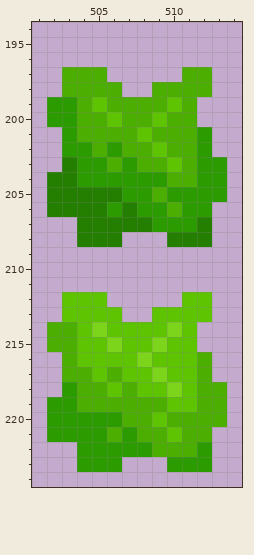
Two states of a pixel-art file, Assets/Tilesets/Grass Lands/GrassLandsTest.aseprite. The first picture shows the starting point.
576x552 pixels, 1 frame. Colours within 5 levels of each other are drawn and written as one. Shown: x 501..514, y 194..224. The commit also changed other parts of the picture, which this record leaves out.
The same view after the edit:
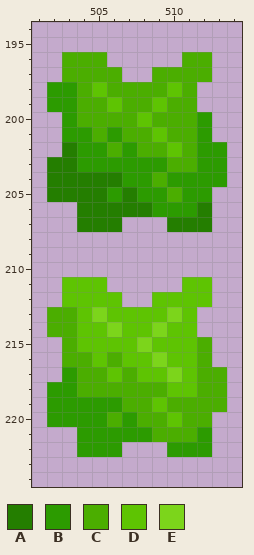
Palette (. is transparent): A #247e00  B #2c9b00  C #4bae00  D #5ec402  E #7cd51b
Edits made:
--- layer "Trees"
@@ x 501..514 @@
 195 ..............
-196 ..............
-197 ..CCC.....CC..
-198 ..CCCC..CCCC..
-199 .BBCDCCCCDC...
-200 .BBCCDCCDCC...
-201 ..BCCCCDCCCB..
-202 ..BBCBCCDCCB..
-203 ..ABBCBCCDCBB.
-204 .AABBBBBBCCBB.
-205 .AAAAABBCBBBB.
-206 .AAAABABBCBB..
-207 ...AAAAABBBA..
-208 ...AAA...AAA..
+196 ..CCC.....CC..
+197 ..CCCC..CCCC..
+198 .BBCDCCCCDC...
+199 .BBCCDCCDCC...
+200 ..BCCCCDCCCB..
+201 ..BBCBCCDCCB..
+202 ..ABBCBCCDCBB.
+203 .AABBBBBBCCBB.
+204 .AAAAABBCBBBB.
+205 .AAAABABBCBB..
+206 ...AAAAABBBA..
+207 ...AAA...AAA..
+208 ..............
 209 ..............
 210 ..............
-211 ..............
-212 ..DDD.....DD..
-213 ..DDDD..DDDD..
-214 .CCDEDDDDED...
-215 .CCDDEDDEDD...
-216 ..CDDDDEDDDC..
-217 ..CCDCDDEDDC..
-218 ..BCCDCDDEDCC.
-219 .BBCCCCCCDDCC.
-220 .BBBBBCCDCCCC.
-221 .BBBBCBCCDCC..
-222 ...BBBBBCCCB..
-223 ...BBB...BBB..
+211 ..DDD.....DD..
+212 ..DDDD..DDDD..
+213 .CCDEDDDDED...
+214 .CCDDEDDEDD...
+215 ..CDDDDEDDDC..
+216 ..CCDCDDEDDC..
+217 ..BCCDCDDEDCC.
+218 .BBCCCCCCDDCC.
+219 .BBBBBCCDCCCC.
+220 .BBBBCBCCDCC..
+221 ...BBBBBCCCB..
+222 ...BBB...BBB..
+223 ..............
 224 ..............
Where, in picture pixels (left, top, right, bottom), the same in both pictures:
changed: (47, 52, 227, 472)
